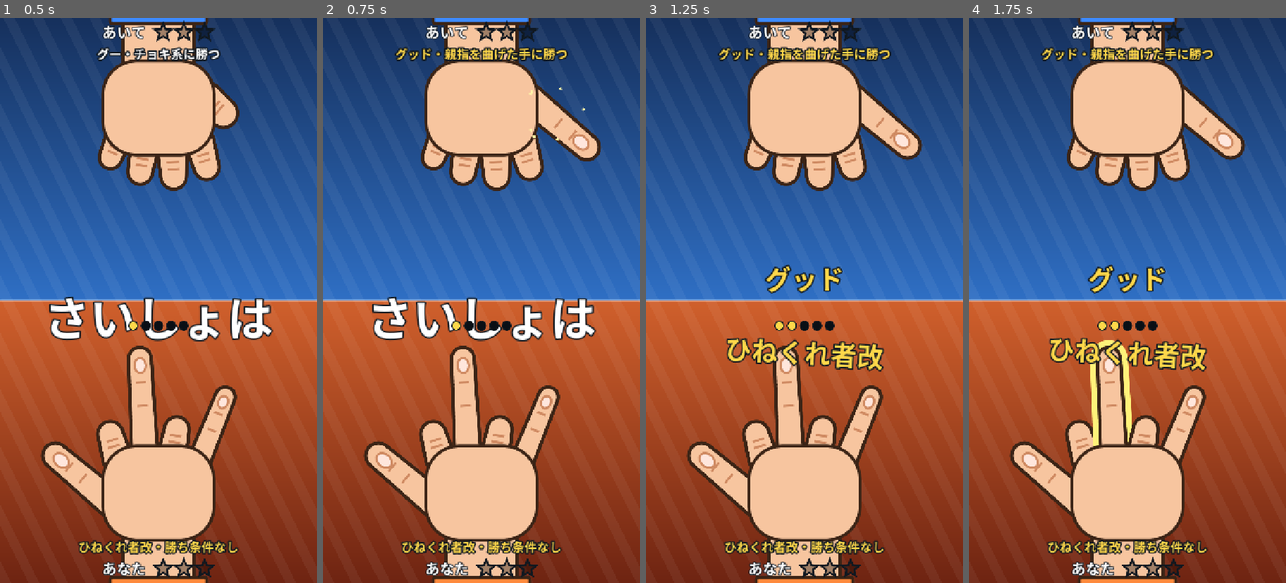
Above: before the commit, frames 1-4 (left to right).
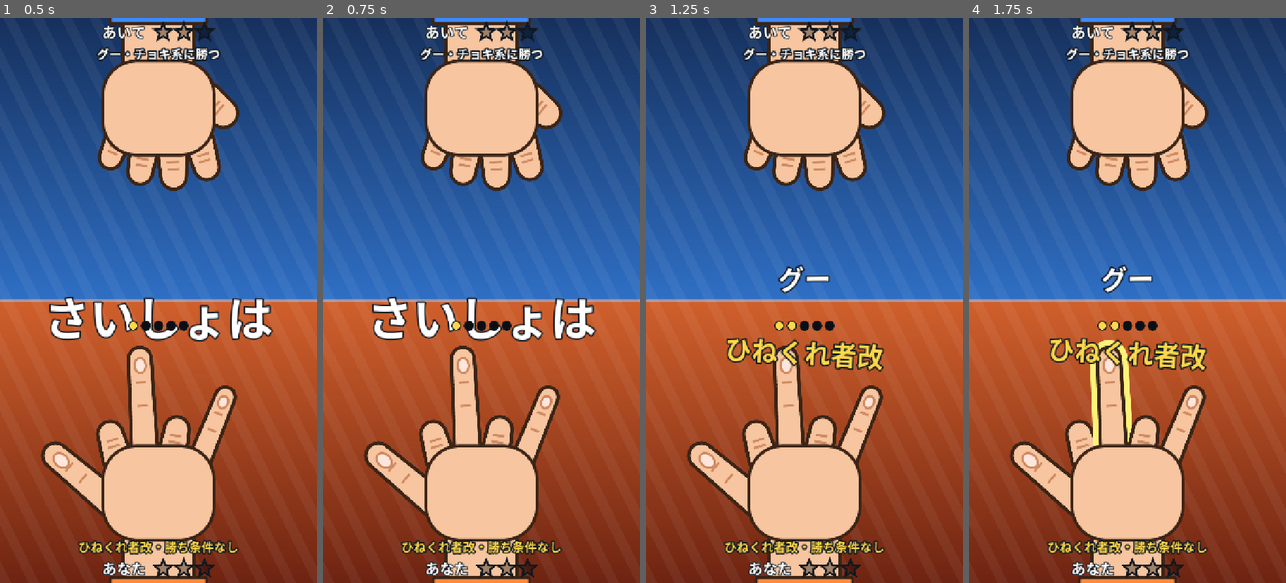
Above: after the commit, the same moments.

Repository: Omezi42/janken
Game: Godot game, scene res://scenes/battle.tscn
The game is run twice, just before and just after one commit, with the same random seed, the same clock (stepped at 60 frames per second) and the same inputs.
Inputs (mouse positions are in pixels of both pictures, inside the frame that each line leads up to):
- Up to frame 1 (0.5 s): no input
- Up to frame 2 (0.75 s): tap Enter at 0.5 s; drag from (481, 153) to (513, 176) at 0.52 s
- Up to frame 3 (1.25 s): no input
- Up to frame 4 (1.75 s): drag from (1127, 447) to (1111, 413) at 1.27 s

Frame 1 is identical in both runs. In frame 2, 2.0% of the frame differs, in the area x 22-88%, y 5-26%; in frame 3, 2.7%, in the area x 22-88%, y 5-49%; in frame 4, 2.7%.

Commit message:
名前付きの手の勝ち条件と効果を外し、本家だけで勝敗が決まるリリース版にした
効果と勝ち条件の仕組みのコードは残し、data/ の表から行を外した。
仕組みのテストは tools/tests/fixtures/ の元の表を読む。

Co-Authored-By: Claude Opus 5.5 <noreply@anthropic.com>

Diff:
--- a/data/hand_effect_table.tres
+++ b/data/hand_effect_table.tres
@@ -3,62 +3,7 @@
 [ext_resource type="Script" path="res://scripts/data/hand_effect.gd" id="1_ue1ly"]
 [ext_resource type="Script" path="res://scripts/data/hand_effect_table.gd" id="2_1thc6"]
 
-[sub_resource type="Resource" id="Resource_7pmod"]
-script = ExtResource("1_ue1ly")
-rounds = 1
-text = "次のラウンド、{target}から手が見えない"
-
-[sub_resource type="Resource" id="Resource_egnry"]
-script = ExtResource("1_ue1ly")
-rounds = 2
-text = "次の2ラウンド、{target}から手が見えない"
-
-[sub_resource type="Resource" id="Resource_prw3e"]
-script = ExtResource("1_ue1ly")
-kind = 1
-rounds = 1
-text = "次のラウンド、{target}の親指が寝坊"
-
-[sub_resource type="Resource" id="Resource_qekj5"]
-script = ExtResource("1_ue1ly")
-kind = 1
-rounds = 1
-text = "次のラウンド、{target}の人差し指が寝坊"
-
-[sub_resource type="Resource" id="Resource_sd1w0"]
-script = ExtResource("1_ue1ly")
-kind = 1
-rounds = 1
-text = "次のラウンド、{target}の中指が寝坊"
-
-[sub_resource type="Resource" id="Resource_yyre6"]
-script = ExtResource("1_ue1ly")
-kind = 1
-rounds = 1
-text = "次のラウンド、{target}の薬指が寝坊"
-
-[sub_resource type="Resource" id="Resource_r0l8o"]
-script = ExtResource("1_ue1ly")
-kind = 1
-rounds = 1
-text = "次のラウンド、{target}の小指が寝坊"
-
-[sub_resource type="Resource" id="Resource_y2lxe"]
-script = ExtResource("1_ue1ly")
-kind = 2
-rounds = 1
-text = "次のラウンド、{target}の指を1本撃つ"
-
 [resource]
 script = ExtResource("2_1thc6")
-effects = Dictionary[String, ExtResource("1_ue1ly")]({
-"○○○○●": SubResource("Resource_r0l8o"),
-"○○○●○": SubResource("Resource_yyre6"),
-"○○●○○": SubResource("Resource_sd1w0"),
-"○○●●●": SubResource("Resource_y2lxe"),
-"○●○○○": SubResource("Resource_qekj5"),
-"○●○●●": SubResource("Resource_egnry"),
-"●○○○○": SubResource("Resource_prw3e"),
-"●●○●●": SubResource("Resource_7pmod")
-})
+effects = Dictionary[String, ExtResource("1_ue1ly")]({})
 oversleep_delay_seconds = 0.4
--- a/data/hand_rule_table.tres
+++ b/data/hand_rule_table.tres
@@ -21,42 +21,6 @@
 value = 0
 text = "グー系に勝つ"
 
-[sub_resource type="Resource" id="Resource_cond3"]
-script = ExtResource("1_cond")
-kind = 1
-value = 0
-text = "本家に勝つ"
-
-[sub_resource type="Resource" id="Resource_cond4"]
-script = ExtResource("1_cond")
-kind = 3
-value = 0
-text = "親指を曲げた手に勝つ"
-
-[sub_resource type="Resource" id="Resource_cond5"]
-script = ExtResource("1_cond")
-kind = 4
-value = 4
-text = "小指を伸ばした手に勝つ"
-
-[sub_resource type="Resource" id="Resource_cond6"]
-script = ExtResource("1_cond")
-kind = 2
-value = 0
-text = "名前付きの手に勝つ"
-
-[sub_resource type="Resource" id="Resource_cond7"]
-script = ExtResource("1_cond")
-kind = 5
-value = 3
-text = "伸びた指が2本以下の手に勝つ"
-
-[sub_resource type="Resource" id="Resource_cond8"]
-script = ExtResource("1_cond")
-kind = 0
-value = 1
-text = "チョキ系に勝つ"
-
 [resource]
 script = ExtResource("2_rules")
 extended_below = 0.2
@@ -66,13 +30,7 @@
 conditions = Dictionary[String, ExtResource("1_cond")]({
 "●●●●●": SubResource("Resource_cond0"),
 "●○○●●": SubResource("Resource_cond1"),
-"○○○○○": SubResource("Resource_cond2"),
-"●○●●●": SubResource("Resource_cond3"),
-"○●●●●": SubResource("Resource_cond4"),
-"●●●●○": SubResource("Resource_cond5"),
-"●○●●○": SubResource("Resource_cond6"),
-"●○○○●": SubResource("Resource_cond7"),
-"○○●●○": SubResource("Resource_cond8")
+"○○○○○": SubResource("Resource_cond2")
 })
 no_condition_text = "勝ち条件なし"
 foul_text = "反則・必ず負け"
--- a/tools/tests/effect_tests.gd
+++ b/tools/tests/effect_tests.gd
@@ -1,5 +1,6 @@
 extends RefCounted
-## 名前付きの手の効果: HandEffectTable・ActiveEffects・LocalMatch での発動と反映(GameDesign 2.5節)。
+## 効果の仕組み: HandEffectTable・ActiveEffects・LocalMatch での発動と反映。
+## 本番の表は空なので、名前付きの手の行を持つ fixtures の表で確かめる(Architecture 5章)。
 
 const SEED := 7
 const PISTOL := "○○●●●"
@@ -10,11 +11,13 @@
 
 var _match_config: MatchConfig = load("res://data/match_config.tres")
 var _names: HandNameTable = load("res://data/hand_name_table.tres")
-var _effects: HandEffectTable = load("res://data/hand_effect_table.tres")
-var _rules: HandRuleTable = load("res://data/hand_rule_table.tres")
+var _effects: HandEffectTable = load("res://tools/tests/fixtures/hand_effect_table_full.tres")
+var _rules: HandRuleTable = load("res://tools/tests/fixtures/hand_rule_table_full.tres")
+var _release_effects: HandEffectTable = load("res://data/hand_effect_table.tres")
 
 
 func run(assert_true: Callable) -> void:
+	assert_true.call(_release_effects.effects.is_empty(), "本番の表ではどの手も効果を持たない")
 	_test_table(assert_true)
 	_test_censor_rounds(assert_true)
 	_test_oversleep_target(assert_true)
--- /dev/null
+++ b/tools/tests/fixtures/hand_effect_table_full.tres
@@ -0,0 +1,64 @@
+[gd_resource type="Resource" script_class="HandEffectTable" format=3]
+
+[ext_resource type="Script" path="res://scripts/data/hand_effect.gd" id="1_ue1ly"]
+[ext_resource type="Script" path="res://scripts/data/hand_effect_table.gd" id="2_1thc6"]
+
+[sub_resource type="Resource" id="Resource_7pmod"]
+script = ExtResource("1_ue1ly")
+rounds = 1
+text = "次のラウンド、{target}から手が見えない"
+
+[sub_resource type="Resource" id="Resource_egnry"]
+script = ExtResource("1_ue1ly")
+rounds = 2
+text = "次の2ラウンド、{target}から手が見えない"
+
+[sub_resource type="Resource" id="Resource_prw3e"]
+script = ExtResource("1_ue1ly")
+kind = 1
+rounds = 1
+text = "次のラウンド、{target}の親指が寝坊"
+
+[sub_resource type="Resource" id="Resource_qekj5"]
+script = ExtResource("1_ue1ly")
+kind = 1
+rounds = 1
+text = "次のラウンド、{target}の人差し指が寝坊"
+
+[sub_resource type="Resource" id="Resource_sd1w0"]
+script = ExtResource("1_ue1ly")
+kind = 1
+rounds = 1
+text = "次のラウンド、{target}の中指が寝坊"
+
+[sub_resource type="Resource" id="Resource_yyre6"]
+script = ExtResource("1_ue1ly")
+kind = 1
+rounds = 1
+text = "次のラウンド、{target}の薬指が寝坊"
+
+[sub_resource type="Resource" id="Resource_r0l8o"]
+script = ExtResource("1_ue1ly")
+kind = 1
+rounds = 1
+text = "次のラウンド、{target}の小指が寝坊"
+
+[sub_resource type="Resource" id="Resource_y2lxe"]
+script = ExtResource("1_ue1ly")
+kind = 2
+rounds = 1
+text = "次のラウンド、{target}の指を1本撃つ"
+
+[resource]
+script = ExtResource("2_1thc6")
+effects = Dictionary[String, ExtResource("1_ue1ly")]({
+"○○○○●": SubResource("Resource_r0l8o"),
+"○○○●○": SubResource("Resource_yyre6"),
+"○○●○○": SubResource("Resource_sd1w0"),
+"○○●●●": SubResource("Resource_y2lxe"),
+"○●○○○": SubResource("Resource_qekj5"),
+"○●○●●": SubResource("Resource_egnry"),
+"●○○○○": SubResource("Resource_prw3e"),
+"●●○●●": SubResource("Resource_7pmod")
+})
+oversleep_delay_seconds = 0.4
--- /dev/null
+++ b/tools/tests/fixtures/hand_rule_table_full.tres
@@ -0,0 +1,78 @@
+[gd_resource type="Resource" script_class="HandRuleTable" format=3]
+
+[ext_resource type="Script" path="res://scripts/data/hand_condition.gd" id="1_cond"]
+[ext_resource type="Script" path="res://scripts/data/hand_rule_table.gd" id="2_rules"]
+
+[sub_resource type="Resource" id="Resource_cond0"]
+script = ExtResource("1_cond")
+kind = 0
+value = 1
+text = "チョキ系に勝つ"
+
+[sub_resource type="Resource" id="Resource_cond1"]
+script = ExtResource("1_cond")
+kind = 0
+value = 2
+text = "パー系に勝つ"
+
+[sub_resource type="Resource" id="Resource_cond2"]
+script = ExtResource("1_cond")
+kind = 0
+value = 0
+text = "グー系に勝つ"
+
+[sub_resource type="Resource" id="Resource_cond3"]
+script = ExtResource("1_cond")
+kind = 1
+value = 0
+text = "本家に勝つ"
+
+[sub_resource type="Resource" id="Resource_cond4"]
+script = ExtResource("1_cond")
+kind = 3
+value = 0
+text = "親指を曲げた手に勝つ"
+
+[sub_resource type="Resource" id="Resource_cond5"]
+script = ExtResource("1_cond")
+kind = 4
+value = 4
+text = "小指を伸ばした手に勝つ"
+
+[sub_resource type="Resource" id="Resource_cond6"]
+script = ExtResource("1_cond")
+kind = 2
+value = 0
+text = "名前付きの手に勝つ"
+
+[sub_resource type="Resource" id="Resource_cond7"]
+script = ExtResource("1_cond")
+kind = 5
+value = 3
+text = "伸びた指が2本以下の手に勝つ"
+
+[sub_resource type="Resource" id="Resource_cond8"]
+script = ExtResource("1_cond")
+kind = 0
+value = 1
+text = "チョキ系に勝つ"
+
+[resource]
+script = ExtResource("2_rules")
+extended_below = 0.2
+curled_above = 0.8
+scissors_min_extended = 2
+paper_min_extended = 4
+conditions = Dictionary[String, ExtResource("1_cond")]({
+"●●●●●": SubResource("Resource_cond0"),
+"●○○●●": SubResource("Resource_cond1"),
+"○○○○○": SubResource("Resource_cond2"),
+"●○●●●": SubResource("Resource_cond3"),
+"○●●●●": SubResource("Resource_cond4"),
+"●●●●○": SubResource("Resource_cond5"),
+"●○●●○": SubResource("Resource_cond6"),
+"●○○○●": SubResource("Resource_cond7"),
+"○○●●○": SubResource("Resource_cond8")
+})
+no_condition_text = "勝ち条件なし"
+foul_text = "反則・必ず負け"
--- a/tools/tests/match_tests.gd
+++ b/tools/tests/match_tests.gd
@@ -1,5 +1,5 @@
 extends RefCounted
-## RoundRules と MatchState(GameDesign 2.3節・5章)。
+## RoundRules と MatchState(GameDesign 2.3節・5章)。名前付きの手の勝ち条件は fixtures の表で確かめる。
 
 const ROCK := "●●●●●"
 const SCISSORS := "●○○●●"
@@ -20,15 +20,41 @@
 const DRAW := HandTypes.Outcome.DRAW
 
 var _match_config: MatchConfig = load("res://data/match_config.tres")
-var _judge := HandShapeJudge.new(
-	load("res://data/hand_name_table.tres"), load("res://data/hand_rule_table.tres")
+var _names: HandNameTable = load("res://data/hand_name_table.tres")
+var _rules: HandRuleTable = load("res://data/hand_rule_table.tres")
+var _judge := HandShapeJudge.new(_names, _rules)
+var _full_judge := HandShapeJudge.new(
+	_names, load("res://tools/tests/fixtures/hand_rule_table_full.tres")
 )
 
 
 func run(assert_true: Callable) -> void:
+	_test_release_rules(assert_true)
 	_test_round_rules(assert_true)
 	_test_match_state(assert_true)
 	assert_true.call(is_equal_approx(_match_config.call_total_seconds(), 5.0), "掛け声は合計5秒")
+
+
+func _test_release_rules(assert_true: Callable) -> void:
+	for key in _rules.conditions:
+		var shape := HandShapeJudge.shape_of(_states_of(key))
+		assert_true.call(shape != HandTypes.Shape.NAMED, "本番の表で勝ち条件を持つのは本家だけ: " + key)
+	# [自分, 相手, 自分から見た結果]
+	var cases := [
+		[ROCK, SCISSORS, WIN],
+		[SCISSORS, PAPER, WIN],
+		[PAPER, ROCK, WIN],
+		[ROCK, PISTOL, WIN],
+		[PAPER, POINTING, WIN],
+		[SCISSORS, ALOHA, DRAW],
+		[POINTING, ROCK, DRAW],
+		[ROCK_SIGN, PISTOL, DRAW],
+		[THREE, ROCK, LOSE],
+		[FOUL, POINTING, LOSE],
+	]
+	for case in cases:
+		var outcome := RoundRules.outcome(_states_of(case[0]), _states_of(case[1]), _judge)
+		assert_true.call(outcome == case[2], "本番の勝敗 %s vs %s → %s" % [case[0], case[1], outcome])
 
 
 func _test_round_rules(assert_true: Callable) -> void:
@@ -58,7 +84,7 @@
 		[FOUL, FOUL, DRAW],
 	]
 	for case in cases:
-		var outcome := RoundRules.outcome(_states_of(case[0]), _states_of(case[1]), _judge)
+		var outcome := RoundRules.outcome(_states_of(case[0]), _states_of(case[1]), _full_judge)
 		assert_true.call(outcome == case[2], "勝敗 %s vs %s → %s" % [case[0], case[1], outcome])
 
 
Not shown, changed: docs/Architecture.md
Not shown, changed: docs/GameDesign.md
Not shown, changed: docs/TODO.md
